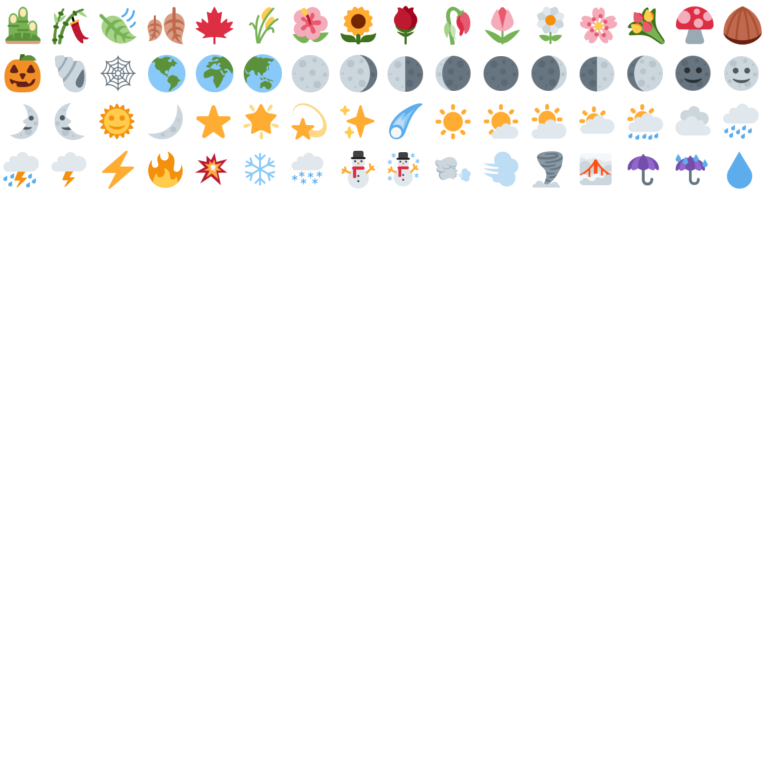
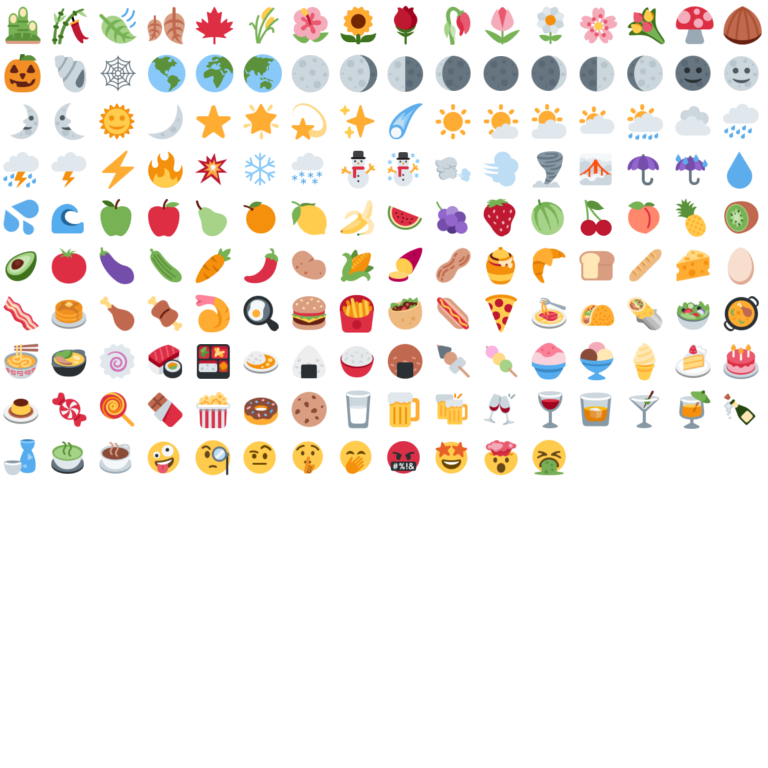
Before/after of a 768px x 768px layered artwork. What changed in the layer stack:
added layer ":face_with_monocle:" above ":crazy_face::" over left=195, top=440, right=231, bottom=476
added layer ":cookie:" above ":doughnut:" over left=291, top=391, right=327, bottom=428
added layer ":popcorn:" above ":chocolate_bar:" over left=195, top=391, right=231, bottom=429
added layer ":lollipop:" above ":candy:" over left=99, top=391, right=135, bottom=427
added layer ":candy:" above ":custard:" over left=51, top=392, right=87, bottom=428
added layer ":birthday:" above ":cake:" over left=723, top=344, right=759, bottom=380
added layer ":ice_cream:" above ":shaved_ice:" over left=579, top=341, right=614, bottom=381
added layer ":shaved_ice:" above ":dango:" over left=531, top=342, right=567, bottom=381
added layer ":rice_cracker:" above ":rice:" over left=387, top=343, right=423, bottom=379
added layer ":fish_cake:" above ":stew:" over left=99, top=343, right=135, bottom=379
added layer ":shallow_pan_of_food:" above ":green_salad:" over left=723, top=296, right=759, bottom=332
added layer ":fries:" above ":hamburger:" over left=339, top=294, right=375, bottom=333
added layer ":hamburger:" above ":fried_egg:" over left=291, top=295, right=327, bottom=331
added layer ":fried_egg:" above ":fried_shrimp:" over left=243, top=295, right=279, bottom=332
added layer ":fried_shrimp:" above ":meat_on_bone:" over left=195, top=294, right=231, bottom=333
added layer ":meat_on_bone:" above ":poultry_leg:" over left=147, top=296, right=183, bottom=332
added layer ":poultry_leg:" above ":pancakes:" over left=99, top=296, right=135, bottom=332
added layer ":carrot:" above ":cucumber:" over left=195, top=247, right=232, bottom=284
added layer ":eggplant:" above ":tomato:" over left=99, top=247, right=135, bottom=285
added layer ":tomato:" above ":avocado:" over left=51, top=247, right=87, bottom=284
…and 72 more changes (72 added)
